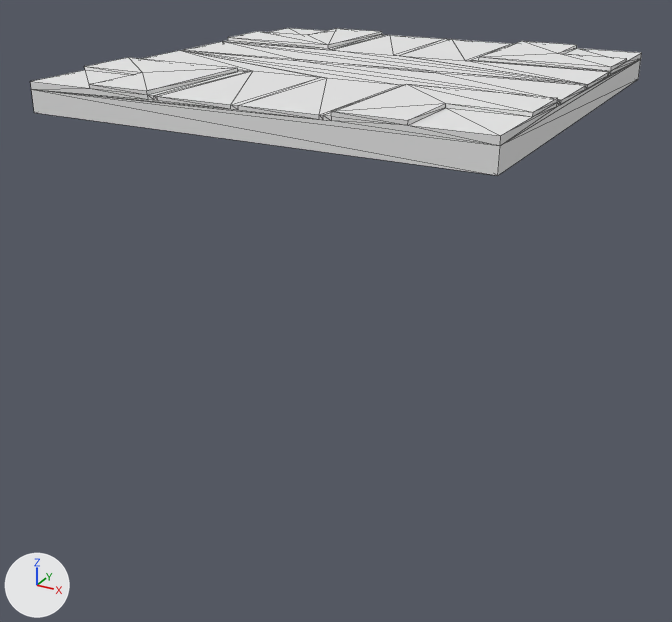
Renders of the OBJ model Assets/Models/Ground/Road cross.obj from each side of a commit.
Before and after are seen from a 50 mm lens placed at (18.51, -17.44, 6.99), pointed at (5.98, 5.33, -4.39). The axes (+X, +Y, +Z) are drawn at lower left. The lights are the same throughout. Mesh edges are drawn as thin lines. Where no turn or scale is listed for an object, it has been applied to the vertices. Vertices at the same position are counted once.

Names of what the first picture shows: 'Untitled'.
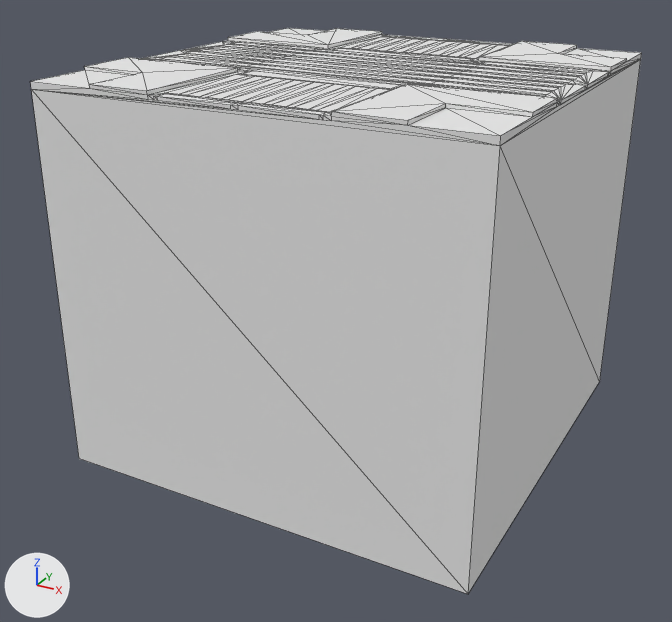
The newer file is also turned or shifted as a whole; pictures and numbers use the older file's frame.

Where the change shows, as pixel boxes (x1, y1, x2, y2) in the pictures (672 x 622 px):
```json
{"object": "Untitled", "change": "reshaped", "before": [30, 28, 642, 176], "after": [30, 28, 642, 594], "on screen": "281% taller"}
{"part": 1, "of": "me_untitled", "change": "built on", "before": [31, 35, 639, 176], "after": [31, 35, 639, 594]}
```

Scene script edits in JSON lines:
```json
{"block": "me_untitled", "where": "# used by ob_untitled; location = (0.0, 0.0, 0.0)"}
{"op": "remove", "block": "me_untitled", "code": "me_untitled.from_pydata(...)  # 132 vertices, 260 faces; spans x 0.0..12.6, y 0.0..12.6, z 2.0..2.9"}
{"op": "add", "block": "me_untitled", "code": "me_untitled.from_pydata(...)  # 292 vertices, 580 faces; spans x 0.0..12.6, y 0.0..12.6, z -8.5..2.9"}
{"block": "me_untitled", "change": "me_untitled part 1"}
{"block": "me_untitled", "change": "12 vertices are removed from x 0.0..12.6, y 0.0..12.6, z 2.0..2.8"}
{"block": "me_untitled", "change": "71 faces are deleted"}
{"block": "me_untitled", "change": "81 vertices are added at x 0.0..12.6, y 0.0..12.6, z -8.5..2.8"}
{"block": "me_untitled", "change": "6 new vertices lie (0.4, 0.0, 0.0) away from vertices in x 0.0..8.6, y 4.0..8.6, z 2.8"}
{"block": "me_untitled", "change": "6 new vertices lie (-0.4, 0.0, 0.0) away from vertices in x 4.0..12.6, y 4.0..8.6, z 2.8"}
{"block": "me_untitled", "change": "6 new vertices lie (0.0, -0.4, 0.0) away from vertices in x 0.5..9.1, y 8.6..12.6, z 2.8"}
{"block": "me_untitled", "change": "6 new vertices lie (3.0, 0.0, 0.0) away from vertices in x 0.5..9.1, y 4.0..8.6, z 2.8"}
{"block": "me_untitled", "change": "6 new vertices lie (0.0, 0.4, 0.0) away from vertices in x 0.5..12.1, y 4.0..8.6, z 2.8"}
{"block": "me_untitled", "change": "33 new vertices lie (0.2, 0.0, 0.0) away from vertices in x 0.3..12.1, y 0.4..12.3, z 2.8"}
{"block": "me_untitled", "change": "5 new vertices lie (3.0, 0.0, 0.0) away from vertices in x 0.5, y 4.6..6.8, z 2.8"}
{"block": "me_untitled", "change": "5 new vertices lie (-3.0, 0.2, 0.0) away from vertices in x 3.5..12.1, y 4.4..6.8, z 2.8"}
{"block": "me_untitled", "change": "5 new vertices lie (0.0, 0.4, 0.0) away from vertices in x 0.5..9.1, y 4.6..7.0, z 2.8"}
{"block": "me_untitled", "change": "8 new vertices lie (3.0, 0.0, 0.0) away from vertices in x 0.5..9.1, y 5.2..7.4, z 2.8"}
{"block": "me_untitled", "change": "5 new vertices lie (-3.0, 0.0, 0.0) away from vertices in x 12.1, y 5.8..7.6, z 2.8"}
{"block": "me_untitled", "change": "391 new faces join them"}
```
